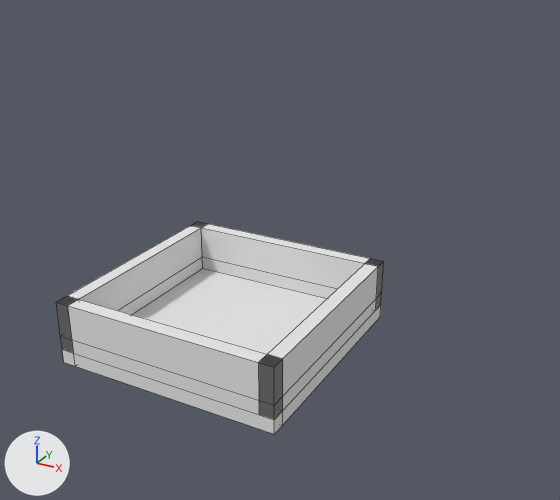
What one commit did to the Blender file level_generator.blend.
Camera for both pictures: a camera (50 mm lens) standing at (66.8, -64.8, 54.1) and looking at (21.6, 17.4, 13.0). Arrows for +X, +Y and +Z are at lower left; the lights stay in place. Mesh edges are drawn as thin lines.
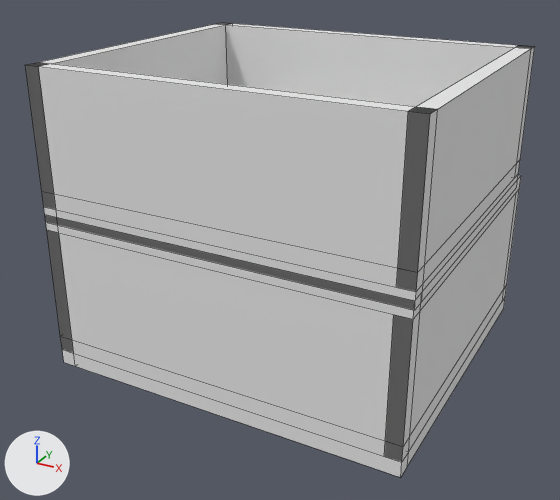
Where the change shows, as pixel boxes [x1, y1, x2, y2] in the pictures (560 x 500 px; the box of a moved part takes in the faces that stretch with it):
'Cube.007', added
    after: [25, 62, 438, 291]
'Cube.001', reshaped (56% wider, 83% taller)
    before: [56, 296, 283, 420]
    after: [59, 233, 413, 461]
'Cube.004', reshaped, moved (9% wider, 69% taller)
    before: [259, 258, 383, 419]
    after: [384, 190, 519, 462]
'Cube.010', added
    after: [396, 45, 533, 291]
'Cube.008', added
    after: [219, 23, 535, 177]
'Cube', reshaped
    before: [62, 268, 381, 434]
    after: [62, 298, 505, 477]
'Cube.002', reshaped (not visible afterwards)
    before: [192, 222, 383, 307]
'Cube.003', reshaped
    before: [68, 222, 207, 315]
    after: [47, 230, 74, 353]
'Cube.005', added
    after: [46, 175, 521, 319]
'Cube.009', added
    after: [40, 23, 233, 84]
'Cube.006', added
    after: [44, 175, 518, 310]
part 1 of me_cube_050, moved or reshaped
    before: [259, 354, 283, 405]
    after: [385, 311, 420, 446]
part 2 of me_cube_050, moved or reshaped
    before: [283, 294, 381, 410]
    after: [409, 285, 507, 450]
part 3 of me_cube_050, moved or reshaped
    before: [268, 258, 383, 395]
    after: [410, 190, 519, 435]
part 4 of me_cube_049, moved or reshaped (not visible before)
    after: [47, 230, 72, 340]
part 5 of me_cube_049, moved or reshaped (not visible afterwards)
    before: [118, 257, 203, 315]
part 6 of me_cube_049, moved or reshaped (not visible afterwards)
    before: [68, 222, 207, 310]
part 7 of me_cube_048, moved or reshaped (not visible afterwards)
    before: [202, 257, 382, 307]
part 8 of me_cube_048, moved or reshaped (not visible afterwards)
    before: [201, 224, 383, 295]
part 9 of me_cube_047, moved or reshaped (not visible afterwards)
    before: [56, 296, 78, 340]
part 10 of me_cube_047, moved or reshaped
    before: [72, 340, 283, 420]
    after: [72, 340, 403, 461]
part 11 of me_cube_047, moved or reshaped
    before: [68, 299, 283, 404]
    after: [59, 233, 413, 446]
part 12 of me_cube_046, moved or reshaped
    before: [74, 353, 283, 434]
    after: [74, 353, 409, 477]
part 13 of me_cube_046, moved or reshaped
    before: [132, 268, 381, 424]
    after: [407, 298, 505, 466]

The change, as a diff of the scene's bpy script:
```diff
--- a/level_generator.blend.py
+++ b/level_generator.blend.py
@@ me_cube_050 @@
 me_cube_050.from_pydata(...)  # 18 vertices, 16 faces; spans x -1.0..1.0, y -1.0..31.0, z -1.0..6.0
+# me_cube_050 part 1: all 4 vertices in x -1.0..1.0, y -1.0..1.0, z 6.0 are moved by (0.0, 0.0, 10.0)
+# me_cube_050 part 2: all 4 vertices in x -1.0..1.0, y 31.0, z -1.0..1.0 are moved by (0.0, 11.5, 0.0)
+# me_cube_050 part 3: all 2 vertices in x -1.0..1.0, y 31.0, z 6.0 are moved by (0.0, 11.5, 10.0)
 me_cube_050.materials.append(mat_matname_028)
@@ me_cube_049 @@
 me_cube_049.from_pydata(...)  # 18 vertices, 16 faces; spans x -1.0..1.0, y -1.0..31.0, z -1.0..6.0
+# me_cube_049 part 4: all 4 vertices in x -1.0..1.0, y -1.0..1.0, z 6.0 are moved by (0.0, 0.0, 10.0)
+# me_cube_049 part 5: all 4 vertices in x -1.0..1.0, y 31.0, z -1.0..1.0 are moved by (0.0, 11.5, 0.0)
+# me_cube_049 part 6: all 2 vertices in x -1.0..1.0, y 31.0, z 6.0 are moved by (0.0, 11.5, 10.0)
 me_cube_049.materials.append(mat_matname_028)
@@ me_cube_048 @@
 me_cube_048.from_pydata(...)  # 18 vertices, 16 faces; spans x -1.0..31.0, y -1.0..1.0, z -1.0..6.0
+# me_cube_048 part 7: all 4 vertices in x 31.0, y -1.0..1.0, z -1.0..1.0 are moved by (15.3, 0.0, 0.0)
+# me_cube_048 part 8: all 2 vertices in x 31.0, y -1.0..1.0, z 6.0 are moved by (15.3, 0.0, 10.0)
 me_cube_048.materials.append(mat_matname_028)
@@ me_cube_047 @@
 me_cube_047.from_pydata(...)  # 18 vertices, 16 faces; spans x -1.0..31.0, y -1.0..1.0, z -1.0..6.0
+# me_cube_047 part 9: all 4 vertices in x -1.0..1.0, y -1.0..1.0, z 6.0 are moved by (0.0, 0.0, 10.0)
+# me_cube_047 part 10: all 4 vertices in x 31.0, y -1.0..1.0, z -1.0..1.0 are moved by (15.3, 0.0, 0.0)
+# me_cube_047 part 11: all 2 vertices in x 31.0, y -1.0..1.0, z 6.0 are moved by (15.3, 0.0, 10.0)
 me_cube_047.materials.append(mat_matname_028)
@@ me_cube_046 @@
 me_cube_046.from_pydata(...)  # 18 vertices, 16 faces; spans x -1.0..31.0, y -1.0..31.0, z -1.0..1.0
+# me_cube_046 part 12: all 4 vertices in x 31.0, y -1.0..1.0, z -1.0..1.0 are moved by (15.3, 0.0, 0.0)
+# me_cube_046 part 13: all 2 vertices in x 31.0, y 31.0, z -1.0..1.0 are moved by (15.3, 11.5, 0.0)
 me_cube_046.materials.append(mat_matname_027)
@@ ob_cube_004 @@
 ob_cube_004 = bpy.data.objects.new('Cube.004', me_cube_050)
-ob_cube_004.location = (30.0, 0.0, 2.0)
+ob_cube_004.location = (45.3, 0.0, 2.0)
@@ ob_cube_005 @@
+ob_cube_005 = bpy.data.objects.new('Cube.005', me_cube_145)  # 18 vertices, 16 faces; spans x -1.0..46.3, y -1.0..42.5, z -1.0..1.0; in mat_matname_099 (white #e7e7e7)
+ob_cube_005.location = (0.0, 0.0, 19.0)
@@ ob_cube_006 @@
+ob_cube_006 = bpy.data.objects.new('Cube.006', me_cube_146)  # 18 vertices, 16 faces; spans x -1.0..46.4, y -1.0..39.8, z -1.0..1.0; in mat_matname_100 (white #e7e7e7)
+ob_cube_006.location = (0.0, 0.0, 20.0)
@@ ob_cube_007 @@
+ob_cube_007 = bpy.data.objects.new('Cube.007', me_cube_147)  # 18 vertices, 16 faces; spans x -1.0..46.4, y -1.0..1.0, z -1.0..16.0; in mat_matname_027 (white #e7e7e7)
+ob_cube_007.location = (0.0, 0.0, 22.0)
@@ ob_cube_008 @@
+ob_cube_008 = bpy.data.objects.new('Cube.008', me_cube_147.copy())
+ob_cube_008.location = (0.0, 38.8, 22.0)
@@ ob_cube_009 @@
+ob_cube_009 = bpy.data.objects.new('Cube.009', me_cube_149)  # 18 vertices, 16 faces; spans x -1.0..1.0, y -1.0..39.8, z -1.0..16.0; in mat_matname_028 (white #e7e7e7)
+ob_cube_009.location = (0.0, 0.0, 22.0)
@@ ob_cube_010 @@
+ob_cube_010 = bpy.data.objects.new('Cube.010', me_cube_149.copy())
+ob_cube_010.location = (45.4, 0.0, 22.0)
```
